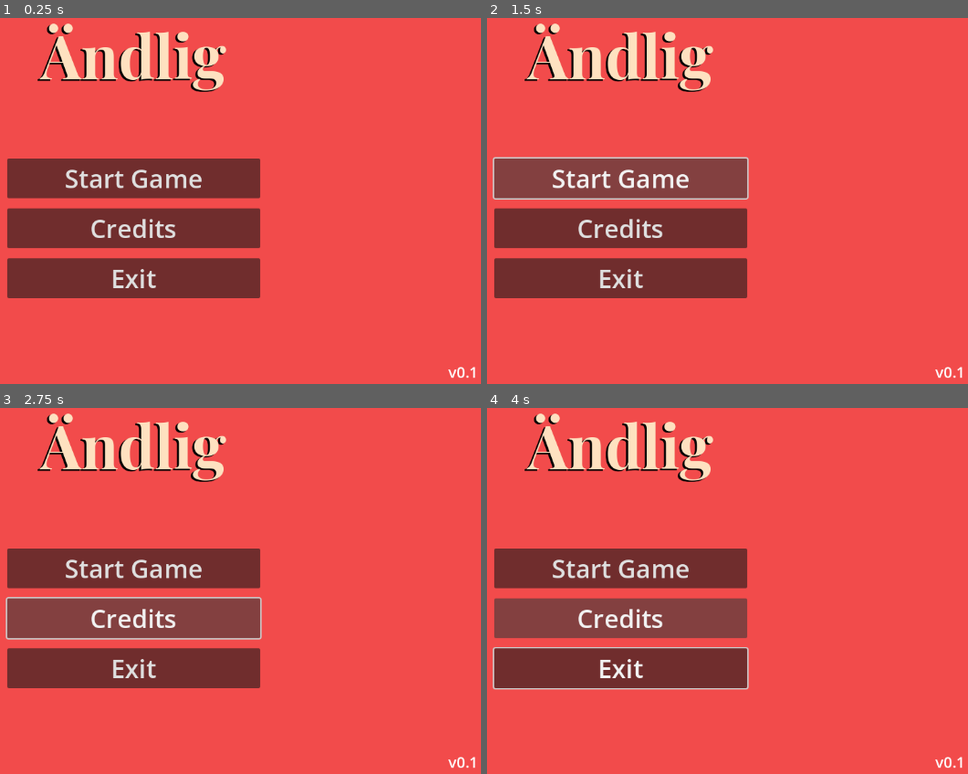
Above: before the commit, frames 1-4 (two rows, left to right).
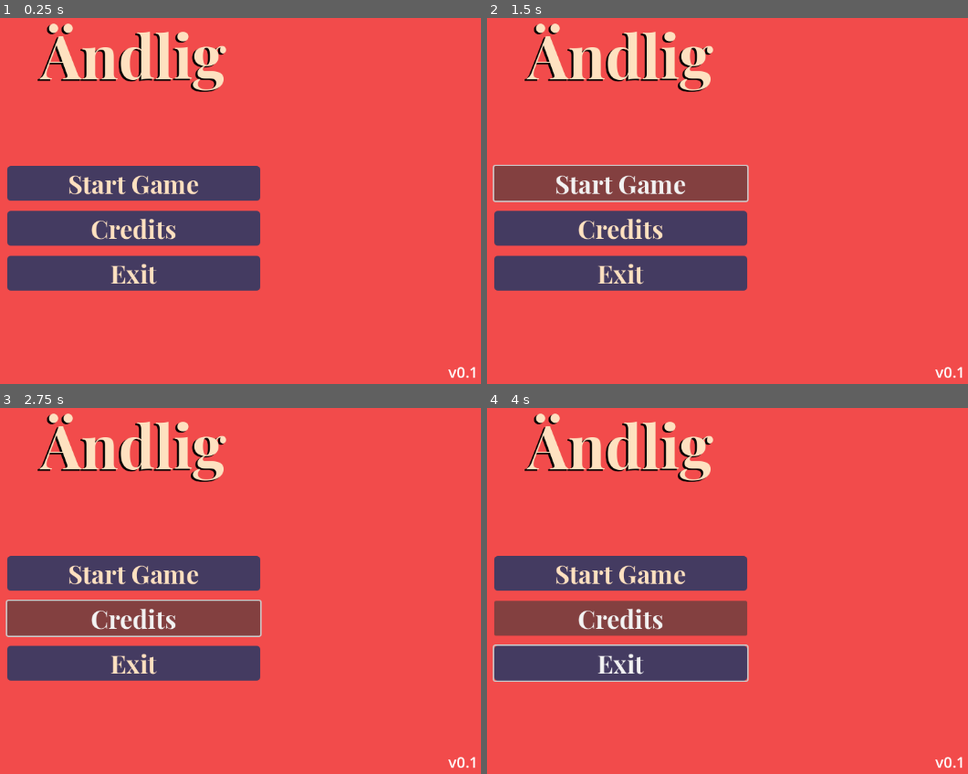
Above: after the commit, the same moments.

Repository: TheTwoBoom/andlig
Game: Godot game, scene res://scenes/menu.tscn
Same seed, same stepped clock (60 frames per second), same inputs: the game is played once before the commit and once after it.
Inputs:
- Up to frame 1 (0.25 s): no input
- Up to frame 2 (1.5 s): click "Start Game" at 0.5 s; click "Start Game" at 1.25 s
- Up to frame 3 (2.75 s): click "Credits" at 2 s
- Up to frame 4 (4 s): hold Right 2.78-3.53 s; tap Alt at 2.85 s; hold Down from 3.53 s (still down); tap Shift at 3.6 s

The runs differ from the first frame. In frame 1, 18% of the frame differs, in the area x 1-55%, y 38-77%; in frame 2, 15%; in frame 3, 14%; in frame 4, 14%.

Commit message:
button styling

Diff:
--- a/assets/font/font.tres
+++ b/assets/font/font.tres
@@ -1,9 +1,20 @@
-[gd_resource type="Theme" load_steps=2 format=3 uid="uid://c1pt754iq3eux"]
+[gd_resource type="Theme" load_steps=3 format=3 uid="uid://c1pt754iq3eux"]
 
 [ext_resource type="FontFile" uid="uid://dwejpsmil4dmm" path="res://assets/font/PlayfairDisplayBold-nRv8g.ttf" id="1_jm5bn"]
 
+[sub_resource type="StyleBoxFlat" id="StyleBoxFlat_jm5bn"]
+bg_color = Color(0.26666668, 0.23137255, 0.38039216, 1)
+corner_radius_top_left = 6
+corner_radius_top_right = 6
+corner_radius_bottom_right = 6
+corner_radius_bottom_left = 6
+shadow_color = Color(0, 0, 0, 1)
+
 [resource]
 default_font = ExtResource("1_jm5bn")
+Button/colors/font_color = Color(0.99607843, 0.88235295, 0.7529412, 1)
+Button/fonts/font = ExtResource("1_jm5bn")
+Button/styles/normal = SubResource("StyleBoxFlat_jm5bn")
 Label/colors/font_color = Color(0.99607843, 0.88235295, 0.7529412, 1)
 Label/colors/font_shadow_color = Color(0, 0, 0, 1)
 Label/constants/shadow_offset_x = -3
--- a/project.godot
+++ b/project.godot
@@ -11,7 +11,7 @@
 [application]
 
 config/name="Andlig"
-run/main_scene="uid://ciy8dgir6gesp"
+run/main_scene="uid://cl5syl63d88ue"
 config/features=PackedStringArray("4.5", "GL Compatibility")
 "<<<<<<<Updatedupstream[editor_plugins]enabled"=PackedStringArray("res://addons/godot_super-wakatime/plugin.cfg")
 
--- a/scenes/menu.tscn
+++ b/scenes/menu.tscn
@@ -47,6 +47,7 @@
 custom_minimum_size = Vector2(400, 0)
 layout_mode = 2
 size_flags_horizontal = 4
+theme = ExtResource("1_lti8b")
 theme_override_font_sizes/font_size = 40
 text = "Start Game"
 
@@ -54,6 +55,7 @@
 custom_minimum_size = Vector2(400, 0)
 layout_mode = 2
 size_flags_horizontal = 4
+theme = ExtResource("1_lti8b")
 theme_override_font_sizes/font_size = 40
 text = "Credits"
 
@@ -61,6 +63,7 @@
 custom_minimum_size = Vector2(400, 0)
 layout_mode = 2
 size_flags_horizontal = 4
+theme = ExtResource("1_lti8b")
 theme_override_font_sizes/font_size = 40
 text = "Exit"
 
Not shown: 1 places in scenes/menu.tscn that only renumber resources
